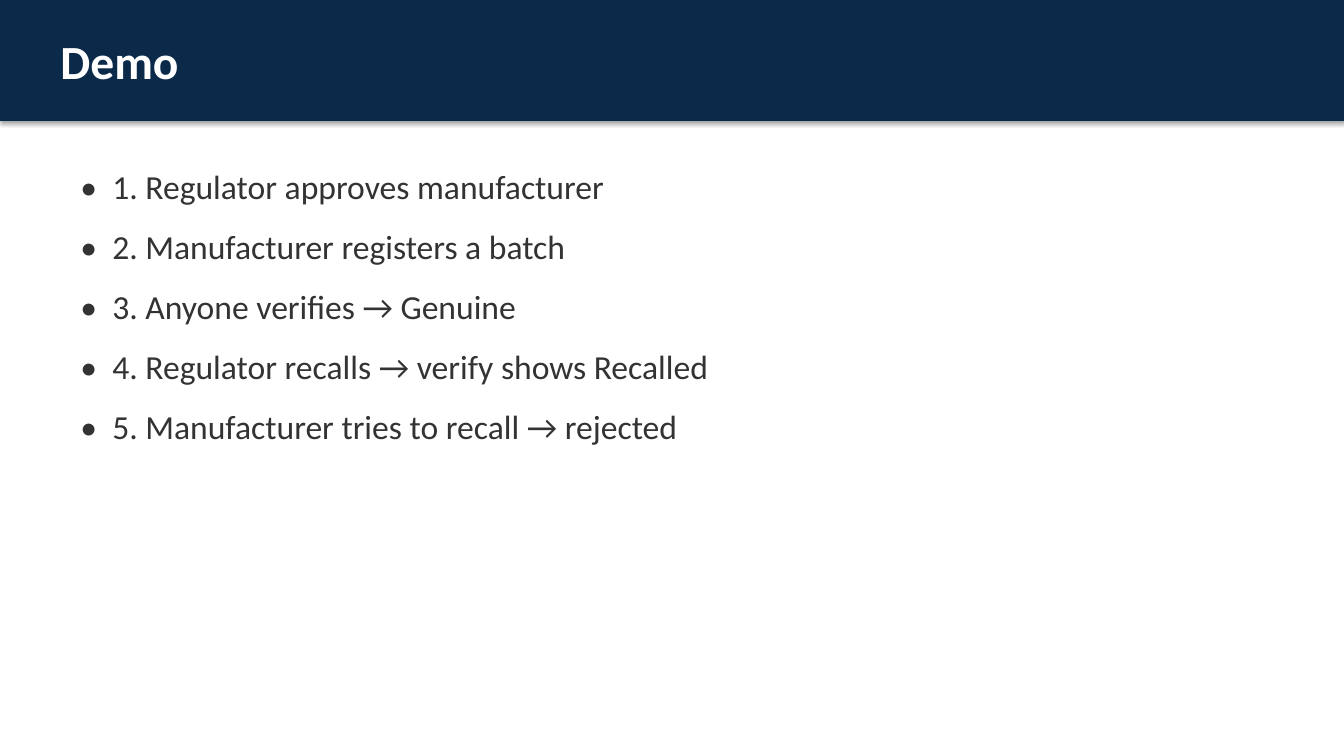
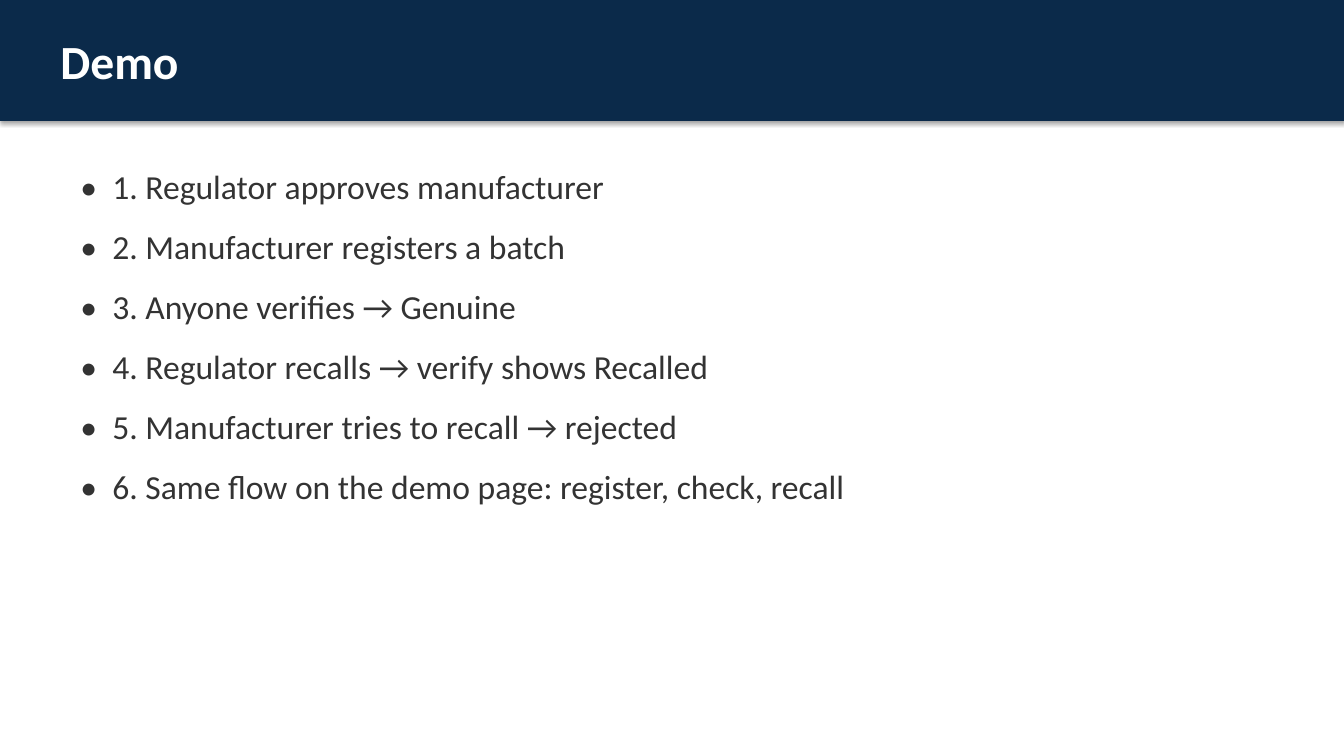
Before and after one commit to shasha-12/Medecine_Registry, a slide deck: slide 11 of docs/Presentation.pptx. Drawn at 1344x756 pixels with LibreOffice and Linux fonts; fonts in the diff are those of the drawing. Boxes give left, top, right and bottom in pixels: in the first picture for what was removed or moved away, otherwise in the second. Text is boxed around its words. In the diff, an @@ line names an element or a change of style, - is before the commit and + after.

Commit message:
Add demo page to report and slides

```diff
--- a/docs/Presentation.pptx
+++ b/docs/Presentation.pptx
@@ text at box(112, 475, 844, 505): paragraph added @@
+• 6. Same flow on the demo page: register, check, recall
```
Also in this commit, not shown: 3 other files.
